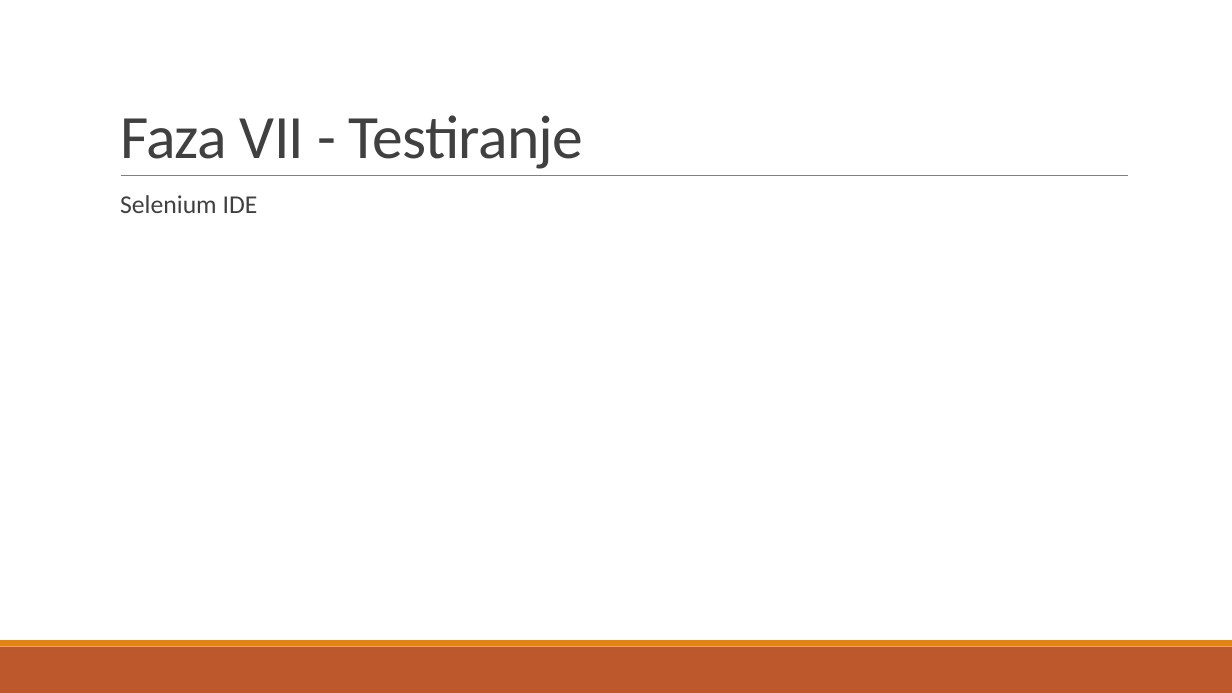
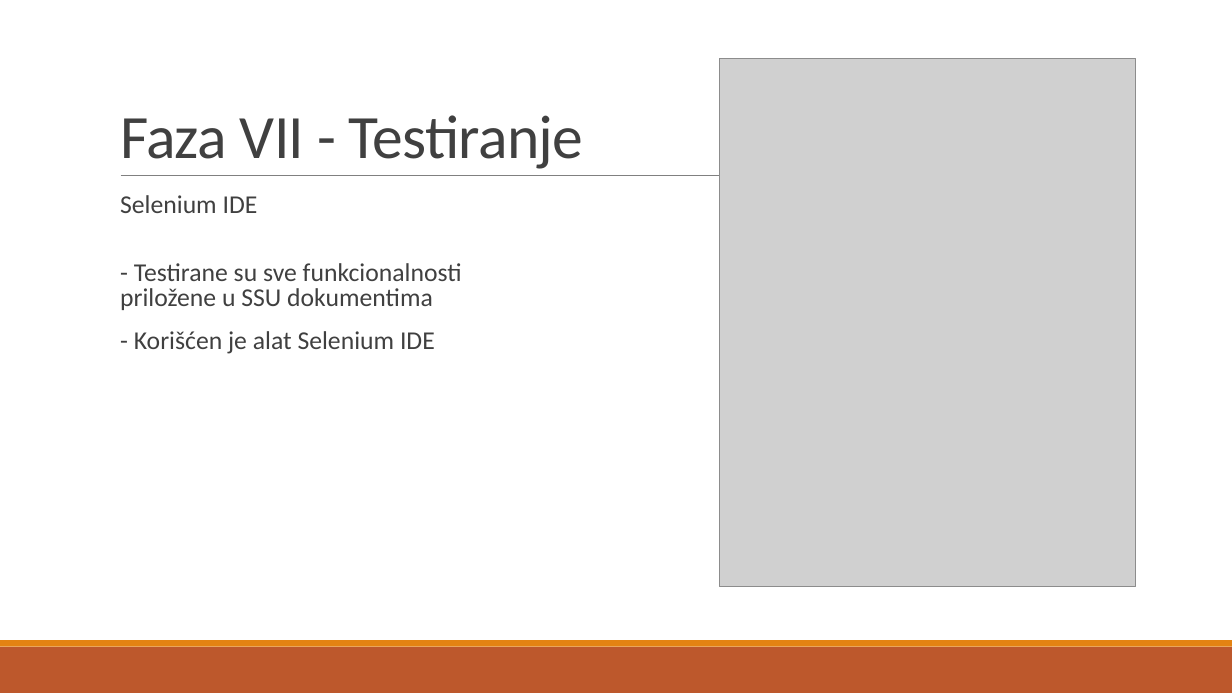
Before and after one commit to tomatinovic/psi-projekat, a slide deck: slide 9 of Auto skola.pptx. Drawn at 1232x693 pixels with LibreOffice and Linux fonts; fonts in the diff are those of the drawing; grey boxes stand for pictures. Boxes give left, top, right and bottom in pixels: in the first picture for what was removed or moved away, otherwise in the second. Text is boxed around its words. In the diff, an @@ line names an element or a change of style, - is before the commit and + after.

Commit message:
selenium i ppt

```diff
--- a/Auto skola.pptx
+++ b/Auto skola.pptx
@@ picture added at (x1=719, y1=58, x2=1136, y2=587) @@
@@ text added at (x1=120, y1=263, x2=462, y2=354), 20 pt, text #404040 @@
+  - Testirane su sve funkcionalnosti priložene u SSU dokumentima
+  - Korišćen je alat Selenium IDE
```
Also in this commit, not shown: 1 other slide changed, 20 other files.
